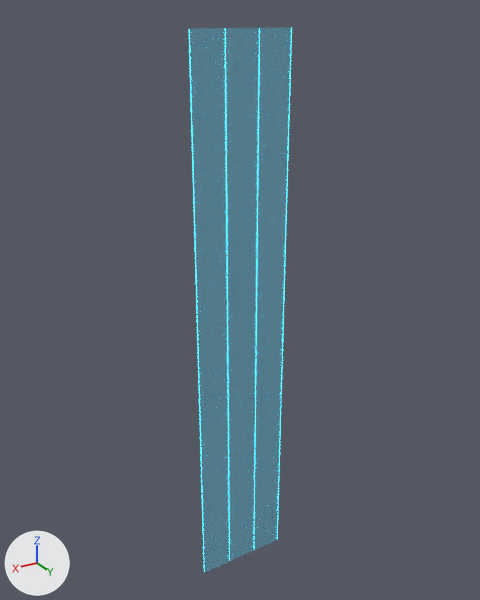
Renders of the Blender file source/track/blue-glass-v1/blue-glass-v1.blend from each side of a commit.
Camera for both pictures: a 50 mm lens placed at (13.0, 21.5, 12.4), pointed at (-0.2, -0.6, 1.4). The lights are fixed; the arrows at lower left show +X, +Y and +Z. The older version comes first.

Script lines for the objects in view, before the commit:
```python
mat_mat_blue_glass = principled_material('mat/blue_glass')
mat_mat_blue_glass.base_color = (0.12, 0.68, 0.92)  # cyan #61d7f6
mat_mat_blue_glass.roughness = 0.16
mat_mat_blue_glass.alpha = 0.2
mat_mat_blue_glass.emission_color = (0.12, 0.68, 0.92)  # cyan #61d7f6
mat_mat_blue_glass.emission_strength = 0.15
me_track_blue_glass_v1_mesh = bpy.data.meshes.new('track/blue-glass-v1/mesh')
me_track_blue_glass_v1_mesh.from_pydata(...)  # 40 vertices, 60 faces; spans x -2.1..2.1, y -0.1..0.0, z -12.0..12.0
# faces by material slot: [12, 48]
me_track_blue_glass_v1_mesh.materials.append(mat_mat_blue_glass)  # cyan #61d7f6
me_track_blue_glass_v1_mesh.materials.append(mat_mat_cyan_edge)  # cyan #3fe7ff, glowing cyan #3fe7ff
ob_track_blue_glass_v1 = bpy.data.objects.new('track/blue-glass-v1', me_track_blue_glass_v1_mesh)
ob_track_blue_glass_v1.location = (0.0, 0.0, 0.0)
```
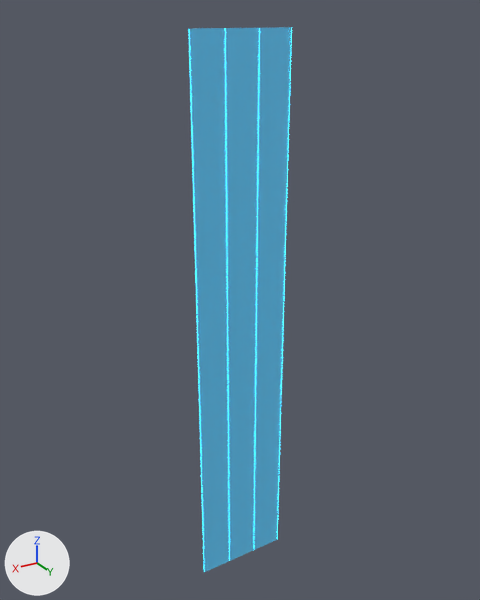
The change, as JSON lines over the scene's bpy script:
```json
{"op": "set", "path": "mat_mat_blue_glass.alpha", "old": "0.2", "new": "0.52"}
```

Changed parts and their boxes (x1, y1, x2, y2) in the pictures (480 x 600 px):
```json
{"object": "track/blue-glass-v1", "change": "surface changed", "before": [188, 27, 292, 572], "after": [188, 27, 292, 572]}
```
